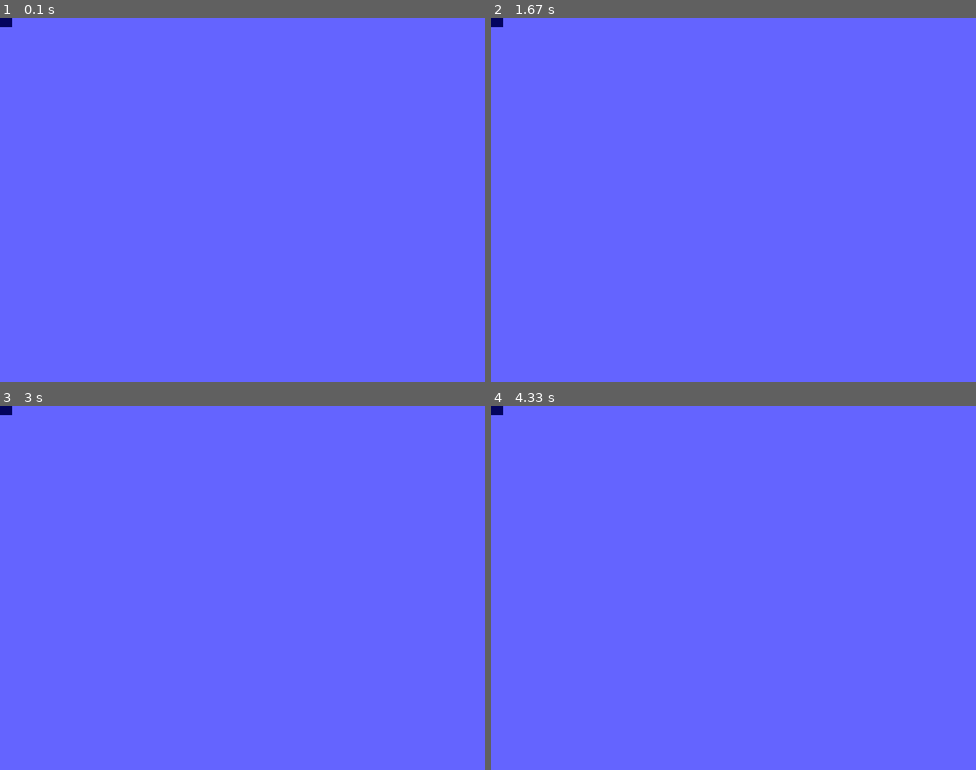
Above: before the commit, frames 1-4 (two rows, left to right).
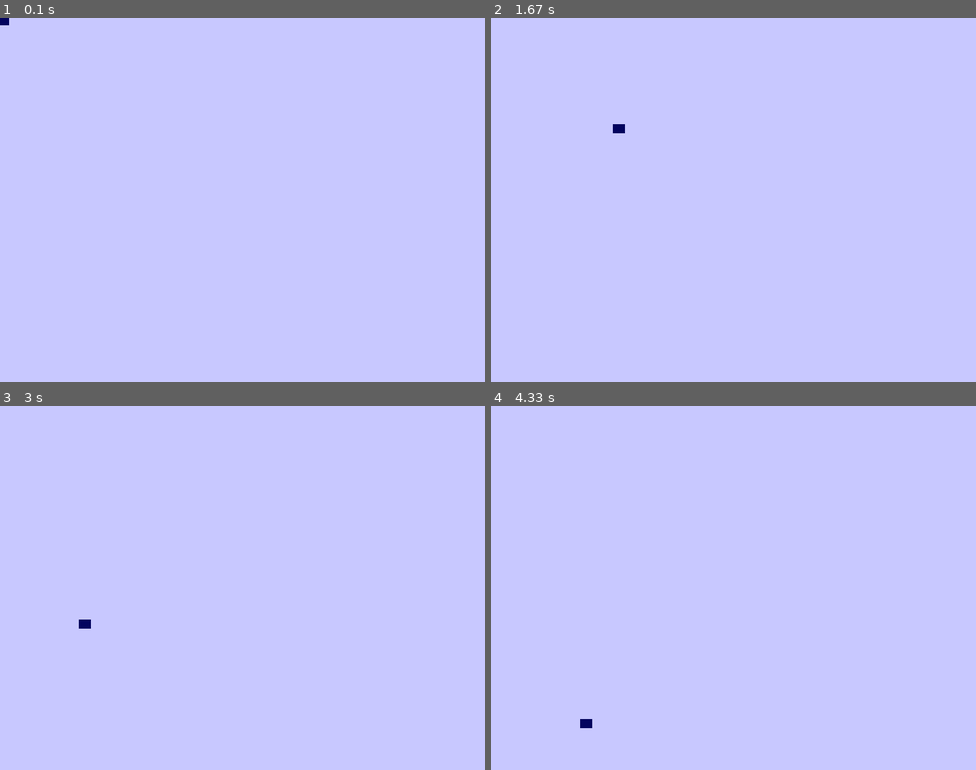
Above: after the commit, the same moments.

Repository: CT102005/Image_Magic
Game: pygame game, started from collecting_blocks.py
The game is run twice, just before and just after one commit, with the same random seed, the same clock (stepped at 60 frames per second) and the same inputs.
Inputs (mouse positions are in pixels of both pictures, inside the frame that each line leads up to):
- Up to frame 1 (0.1 s): no input
- Up to frame 2 (1.67 s): click (733, 200) at 0.38 s; click (782, 280) at 0.72 s; click (912, 327) at 1.05 s; click (617, 127) at 1.38 s
- Up to frame 3 (3 s): click (242, 631) at 1.72 s; click (174, 511) at 2.05 s; click (412, 682) at 2.38 s; click (87, 624) at 2.72 s
- Up to frame 4 (4.33 s): click (592, 518) at 3.05 s; click (617, 653) at 3.38 s; click (908, 671) at 3.72 s; click (588, 722) at 4.05 s

The runs differ from the first frame. In frame 1, 100% of the frame differs, in the area x 0-100%, y 0-100%; in frame 2, 100%; in frame 3, 100%; in frame 4, 100%.

Commit message:
Added player movement based on mouse

Diff:
--- a/collecting_blocks.py
+++ b/collecting_blocks.py
@@ -7,7 +7,7 @@
 RED   = (255,   0,   0)
 GREEN = (  0, 255,   0)
 BLUE  = (  0,   0, 255)
-BGCOLOUR = (100, 100, 255)
+BGCOLOUR = (200, 200, 255)
 RAD_RED = (255, 56, 100)
 BLK_CHOCOLATE = (25, 17, 2)
 NAVY_BLUE = (3, 4, 94)
@@ -68,9 +68,15 @@
                 done = True
 
         # ----------- CHANGE ENVIRONMENT
+        # Process player movement based on mouse pos
+        mouse_pos = pygame.mouse.get_pos()
+        player.rect.x = mouse_pos[0] - player.rect.width / 2
+        player.rect.y = mouse_pos[1] - player.rect.height / 2
+        # mouse_pos = player.rect.x) + 3, player.rect.y
 
         # ----------- DRAW THE ENVIRONMENT
         screen.fill(BGCOLOUR)      # fill with bgcolor
+
 
         # Draw all sprites
         all_sprites.draw(screen)
